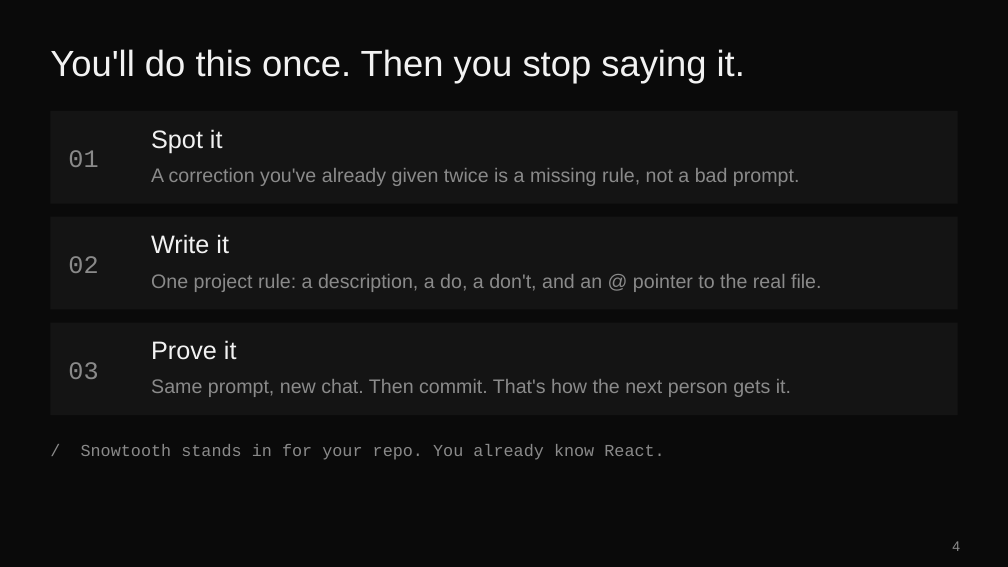
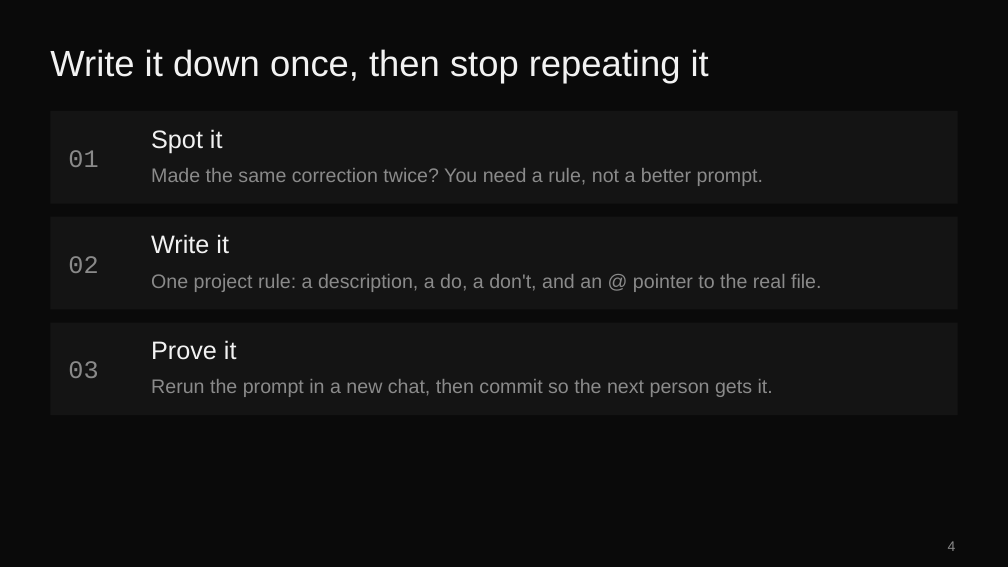
Before and after one commit to eveporcello/snowtooth-rules-teacher-guide, a slide deck: slide 4 of snowtooth-rules.pptx. Drawn at 1008x567 pixels with LibreOffice and Linux fonts; fonts in the diff are those of the drawing. Boxes give left, top, right and bottom in pixels: in the first picture for what was removed or moved away, otherwise in the second. Text is boxed around its words. In the diff, an @@ line names an element or a change of style, - is before the commit and + after.

```diff
--- a/snowtooth-rules.pptx
+++ b/snowtooth-rules.pptx
@@ title at (x1=50, y1=49, x2=709, y2=83): text changed @@
-You'll do this once. Then you stop saying it.
+Write it down once, then stop repeating it
@@ text at (x1=151, y1=168, x2=764, y2=186): text changed @@
-A correction you've already given twice is a missing rule, not a bad prompt.
+Made the same correction twice? You need a rule, not a better prompt.
@@ text at (x1=151, y1=379, x2=773, y2=397): text changed @@
-Same prompt, new chat. Then commit. That's how the next person gets it.
+Rerun the prompt in a new chat, then commit so the next person gets it.
@@ text removed at (x1=81, y1=444, x2=664, y2=460) @@
-/ Snowtooth stands in for your repo. You already know React.
@@ page number moved from (x1=952, y1=541, x2=960, y2=551) to (x1=948, y1=541, x2=956, y2=551) @@
```
Also in this commit, not shown: 8 other slides changed, 3 other files.
